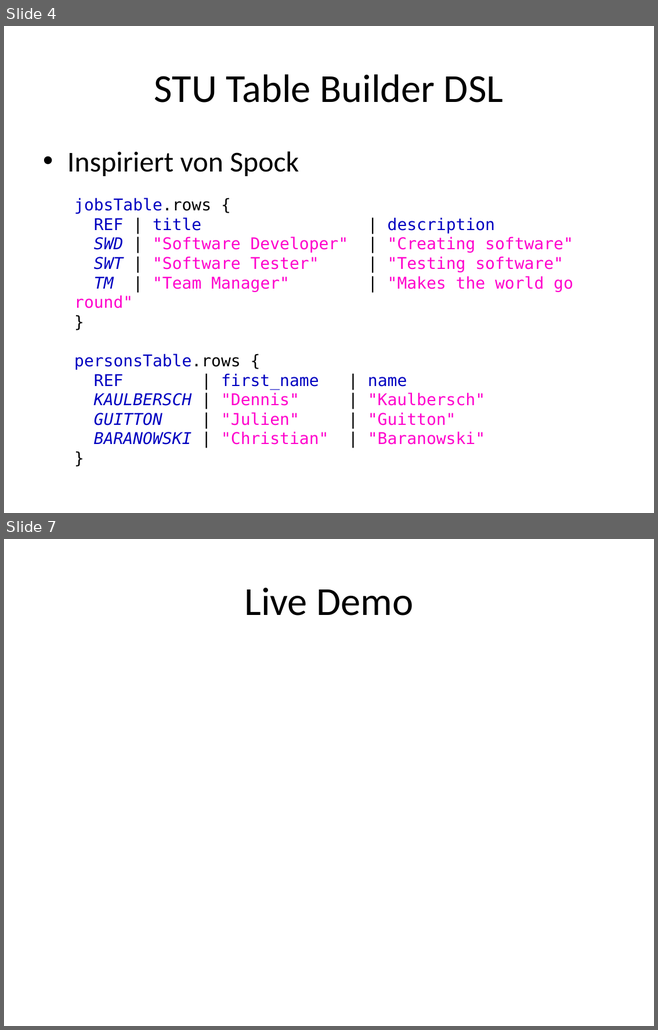
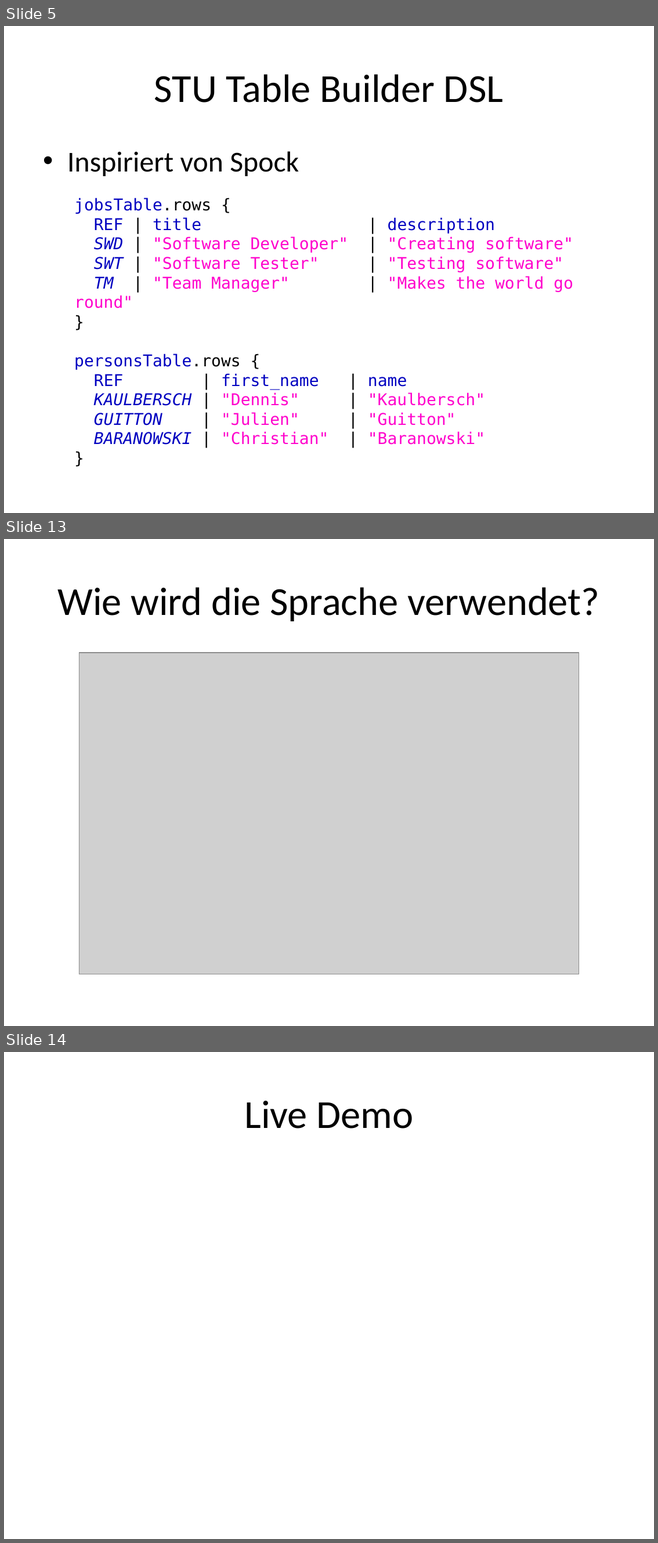
Before and after one commit to seerhein-lab/testdata-dsl, a slide deck: documentation/seitenbau/praesentation.pptx. Shown one above the other, each under a label of ours: slides 4 and 7 before the commit, slides 5, 13 and 14 after it; the slides between them are not shown. The pictures are 658x1030 and 658x1543 pixels, drawn with LibreOffice and Linux fonts; fonts in the diff are those of the drawing; grey boxes stand for pictures. Boxes give left, top, right and bottom in pixels: in the first picture for what was removed or moved away, otherwise in the second. Text is boxed around its words. In the diff, an @@ line names an element or a change of style, - is before the commit and + after.

```diff
--- a/documentation/seitenbau/praesentation.pptx
+++ b/documentation/seitenbau/praesentation.pptx
@@ slide 13 added at (4, 539, 654, 1026), background #FFFFFF @@
@@ title added at (57, 587, 599, 621), 44 pt, text #000000 @@
+Wie wird die Sprache verwendet?
@@ picture added at (79, 653, 579, 974) @@
@@ what was slide 4 is now slide 5 @@
@@ what was slide 7 is now slide 14 @@
```
Also in this commit, not shown: 6 slides changed, 7 other slides added, 1 slide removed, 1 other file.
